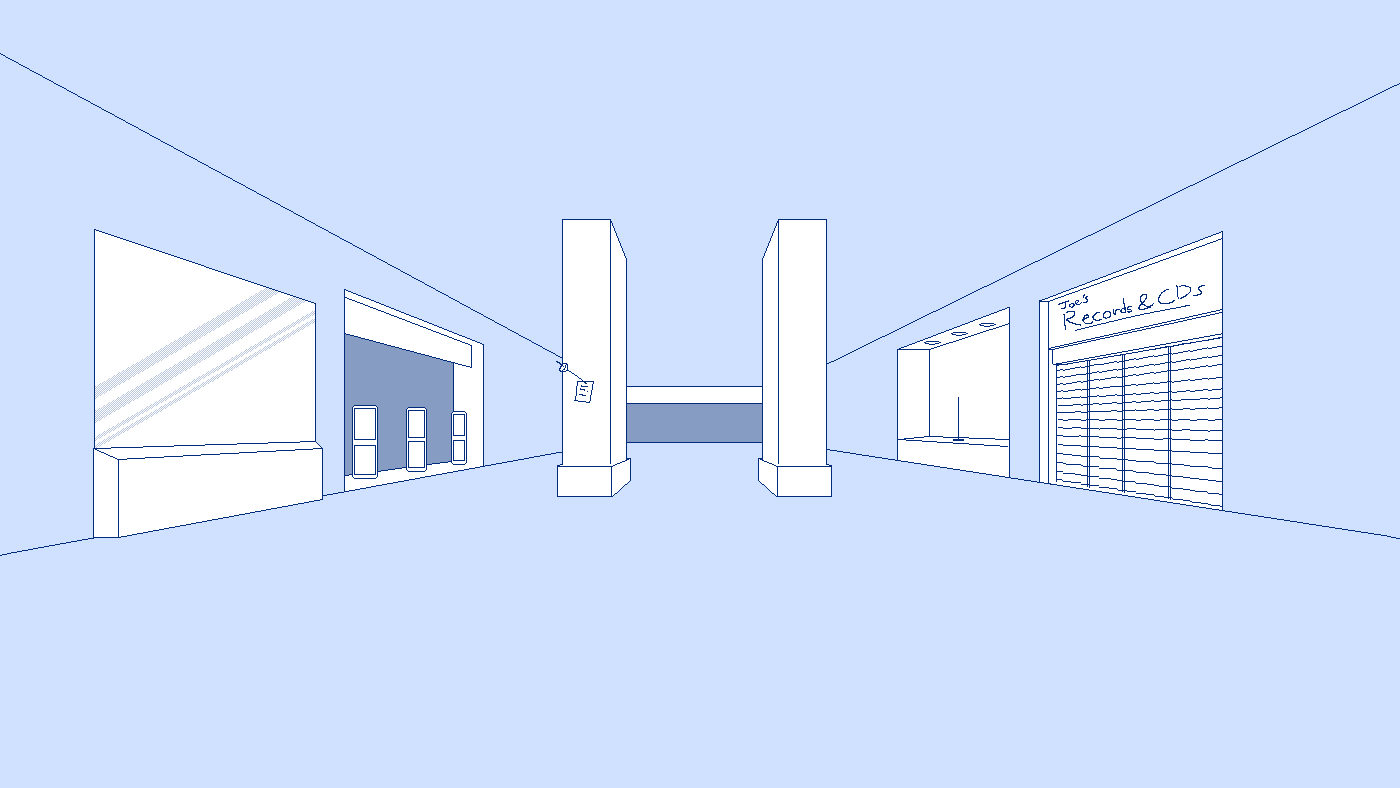
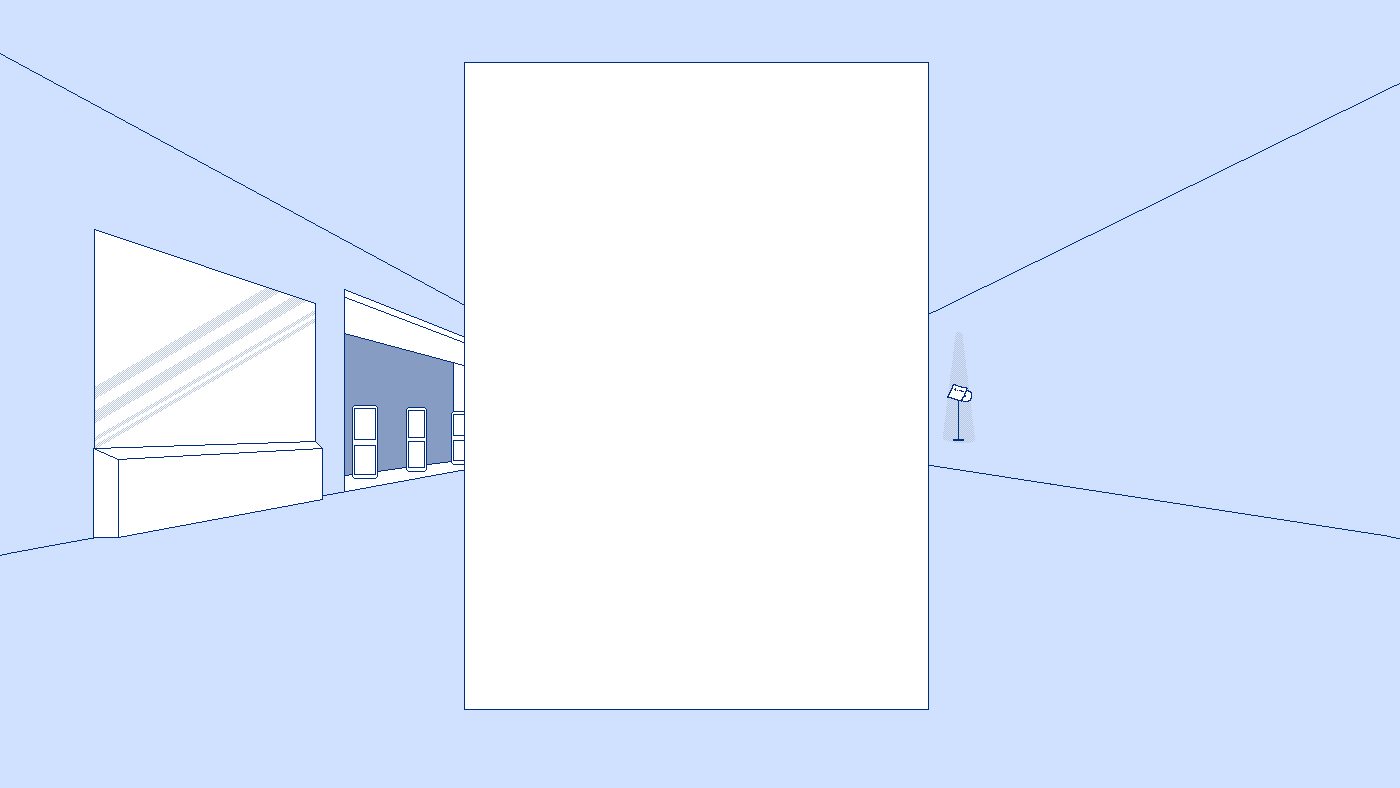
Layer changes from the first 1400×788 image to the second:
added layer "Paint Layer 8" above "wetSign" over left=464, top=62, right=960, bottom=710
hid "exit" over left=576, top=384, right=763, bottom=448
removed layer "exitHighlihg" over left=464, top=320, right=512, bottom=512
removed layer "exit" (2nd of 2) over left=464, top=320, right=512, bottom=512
added layer "exit1Highlight" above "exit1" over left=464, top=128, right=576, bottom=710
added layer "exit1" above "leftSideWindow" over left=464, top=128, right=576, bottom=710
removed layer "leftSide" over left=464, top=128, right=576, bottom=710
showed "cd", painted on it over left=896, top=320, right=1088, bottom=512
hid "cdDisplay" over left=832, top=256, right=1088, bottom=512
hid "Paint Layer 5", painted on it over left=960, top=231, right=1223, bottom=510
painted on "room" over left=464, top=62, right=1223, bottom=576